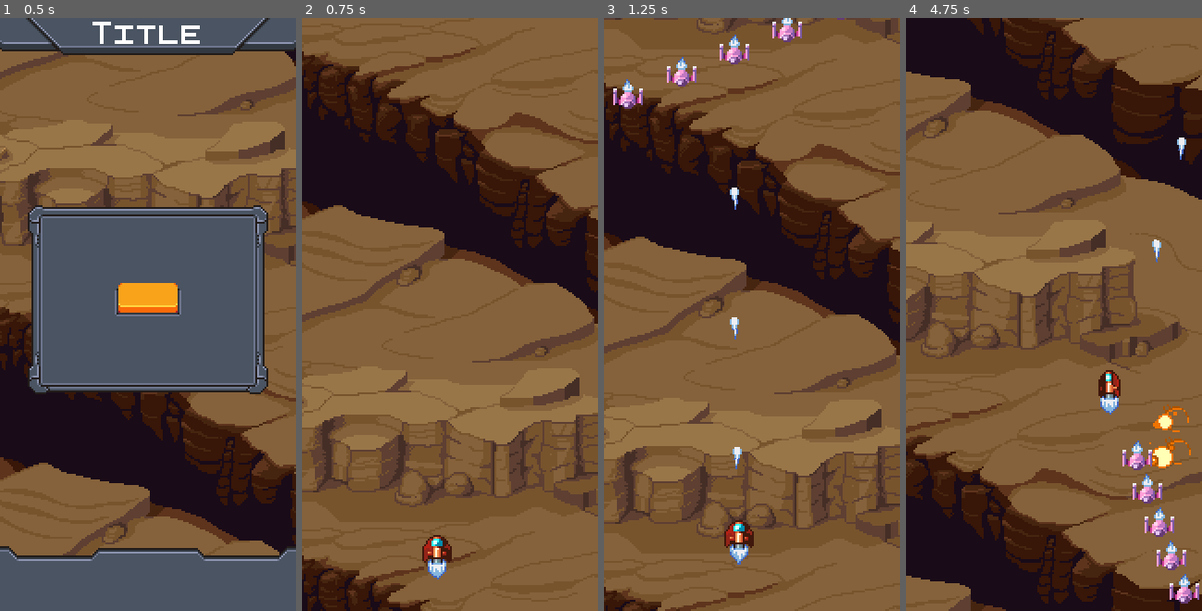
Above: before the commit, frames 1-4 (left to right).
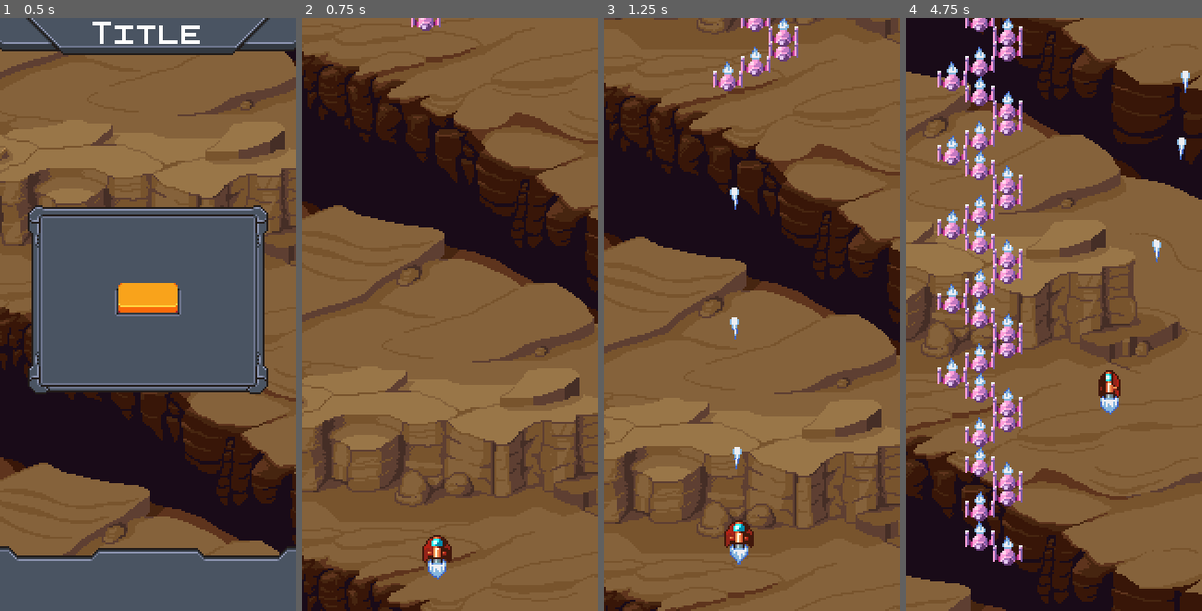
Above: after the commit, the same moments.

Repository: havryliuk97/vertical-scroller-godot
Game: Godot game, scene res://levels/title-screen.tscn
Two runs of this game, one before a commit and one after it. Both use one fixed random seed, a clock stepped at 60 frames per second and the inputs below.
Inputs (mouse positions are in pixels of both pictures, inside the frame that each line leads up to):
- Up to frame 1 (0.5 s): no input
- Up to frame 2 (0.75 s): click (450, 302) at 0.5 s
- Up to frame 3 (1.25 s): no input
- Up to frame 4 (4.75 s): hold Right (right) 1.28-2.03 s; hold S (down) 2.03-2.78 s; hold Right (right) 2.78-3.53 s; hold W (up) 3.53-4.28 s; hold Left (left) from 4.28 s (still down)

Frame 1 is identical in both runs. In frame 2, 0.2% of the frame differs, in the area x 36-47%, y 0-3%; in frame 3, 2.0%; in frame 4, 10%, in the area x 10-100%, y 0-99%.

Commit message:
Fixed problem with alternate spawn sequence

Diff:
--- a/levels/level-1/level-1.tscn
+++ b/levels/level-1/level-1.tscn
@@ -7,14 +7,11 @@
 [node name="level" instance=ExtResource( 1 )]
 
 [node name="spawner" parent="." index="6" instance=ExtResource( 2 )]
-position = Vector2( 37, 16 )
+position = Vector2( 121, 0 )
 SpawnObj = ExtResource( 3 )
-spawn_points = 6
-spawn_offset = Vector2( 29, -3 )
+spawn_points = 3
+spawn_offset = Vector2( 15, 0 )
 spawn_sequence = 1
-vel_mag = 40.0
-vel_angle = 90.0
-acc_mag = 10.0
+vel_mag = 30.0
 autostart = true
-spawn_count = 15
-spawn_delay = 0.1
+spawn_count = 100
--- a/other/spawner.gd
+++ b/other/spawner.gd
@@ -27,6 +27,8 @@
 
 var spawn_index := 0
 
+var index_mult = 1
+
 onready var delay_timer := $delay_timer
 
 func _ready():
@@ -39,8 +41,6 @@
 
 	if Engine.editor_hint:
 		return
-
-	var index_mult = 1
 
 	if spawn_count == 0:
 		delay_timer.stop()
@@ -56,7 +56,8 @@
 					spawn_index = 0
 			SpawnSequence.ALTERNATE:
 				if spawn_index == spawn_points or spawn_index == -1:
-					index_mult = -1
+					spawn_index = clamp(spawn_index, 1, spawn_points-1)
+					index_mult *= -1
 
 		var object = SpawnObj.instance()
 		object.position = position + spawn_offset*spawn_index
